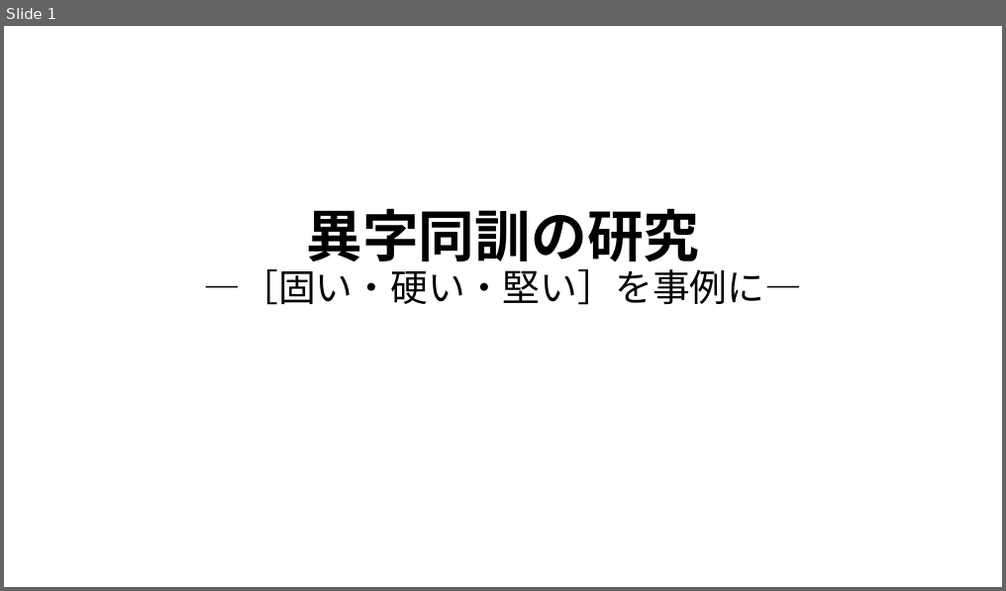
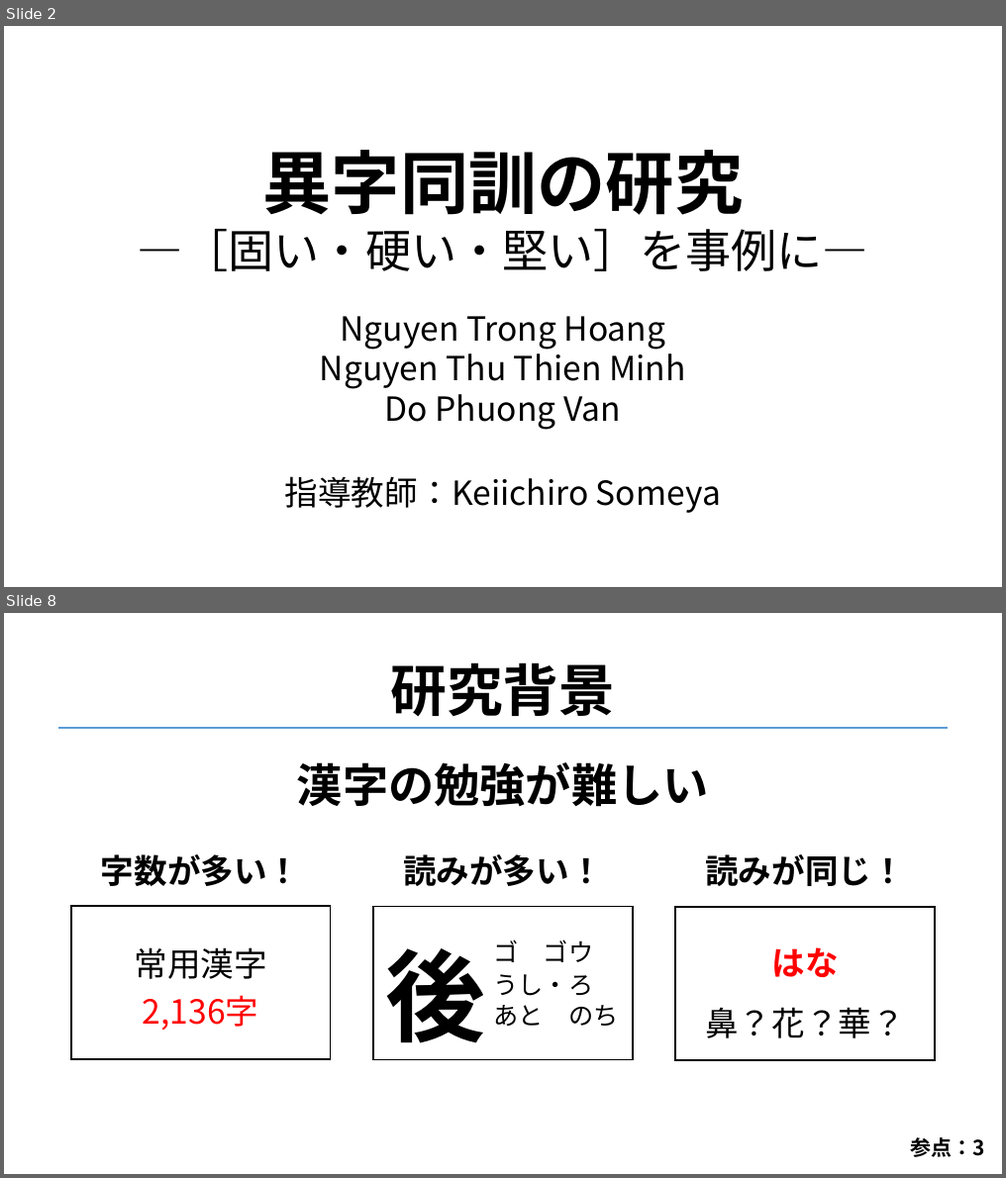
Before and after one commit to 3x3y3z3t/paper, a slide deck: 発表用/PPT.pptx. Shown one above the other, each under a label of ours: slide 1 before the commit, slides 2 and 8 after it; the slides between them are not shown. The pictures are 1006x591 and 1006x1178 pixels, drawn with LibreOffice and Linux fonts; fonts in the diff are those of the drawing; background and template pictures are left out. Boxes give left, top, right and bottom in pixels: in the first picture for what was removed or moved away, otherwise in the second. Text is boxed around its words. In the diff, an @@ line names an element or a change of style, - is before the commit and + after.

```diff
--- a/発表用/PPT.pptx
+++ b/発表用/PPT.pptx
@@ slide 8 added at [4,613,1002,1174], background picture (left out) @@
@@ text added at [391,663,616,717], 54 pt, text #000000, bold @@
+研究背景
@@ line added from (58, 728) to (947, 728), #5B9BD5 1.5 pt @@
@@ text added at [297,762,709,807], 44 pt, text #000000, bold @@
+漢字の勉強が難しい
@@ text added at [101,855,301,886], 32 pt, text #000000, bold @@
+字数が多い！
@@ text added at [403,855,603,886], 32 pt, text #000000, bold @@
+読みが多い！
@@ text added at [705,855,905,886], 32 pt, text #000000, bold @@
+読みが同じ！
@@ rectangle added at [71,906,331,1059], outline #000000 1.5 pt @@
@@ group added at [373,906,632,1059]: 3 texts, 1 rectangle @@
+後
+ゴ ゴウ
+うし・ろ
+あと のち
@@ rectangle added at [675,907,935,1060], outline #000000 1.5 pt @@
@@ text added at [134,948,266,1030], 32 pt, text #FF0000 @@
+常用漢字
+2,136字
@@ text added at [705,948,905,1039], 32 pt, text #000000 @@
+はな
+鼻？花？華？
@@ text added at [911,1138,986,1157], 20 pt, text #000000, bold @@
+参点：3
@@ what was slide 1 is now slide 2 @@
@@ slide 2 changed as well @@
@@ text "異字同訓の研究 ―［固い・硬い・堅い］を事例に―": place and size @@
-text "異字同訓の研究 ―［固い・硬い・堅い］を事例に―" at [204,208,803,305]
+text "異字同訓の研究 ―［固い・硬い・堅い］を事例に―" at [137,150,868,272]
@@ text "異字同訓の研究 ―［固い・硬い・堅い］を事例に―" at [137,150,868,272]: size 54 to 66 pt in "異字同訓の研究"; size 36 to 44 pt in "―［固い・硬い・堅い］を事例に―"; line spacing 0.9 to 1 @@
@@ text added at [320,316,685,430], 32 pt, text #000000 @@
+Nguyen Trong Hoang
+Nguyen Thu Thien Minh
+Do Phuong Van
@@ text added at [285,476,721,513], 32 pt, text #000000 @@
+指導教師：Keiichiro Someya
```
Also in this commit, not shown: 21 other slides added, 1 other file.
